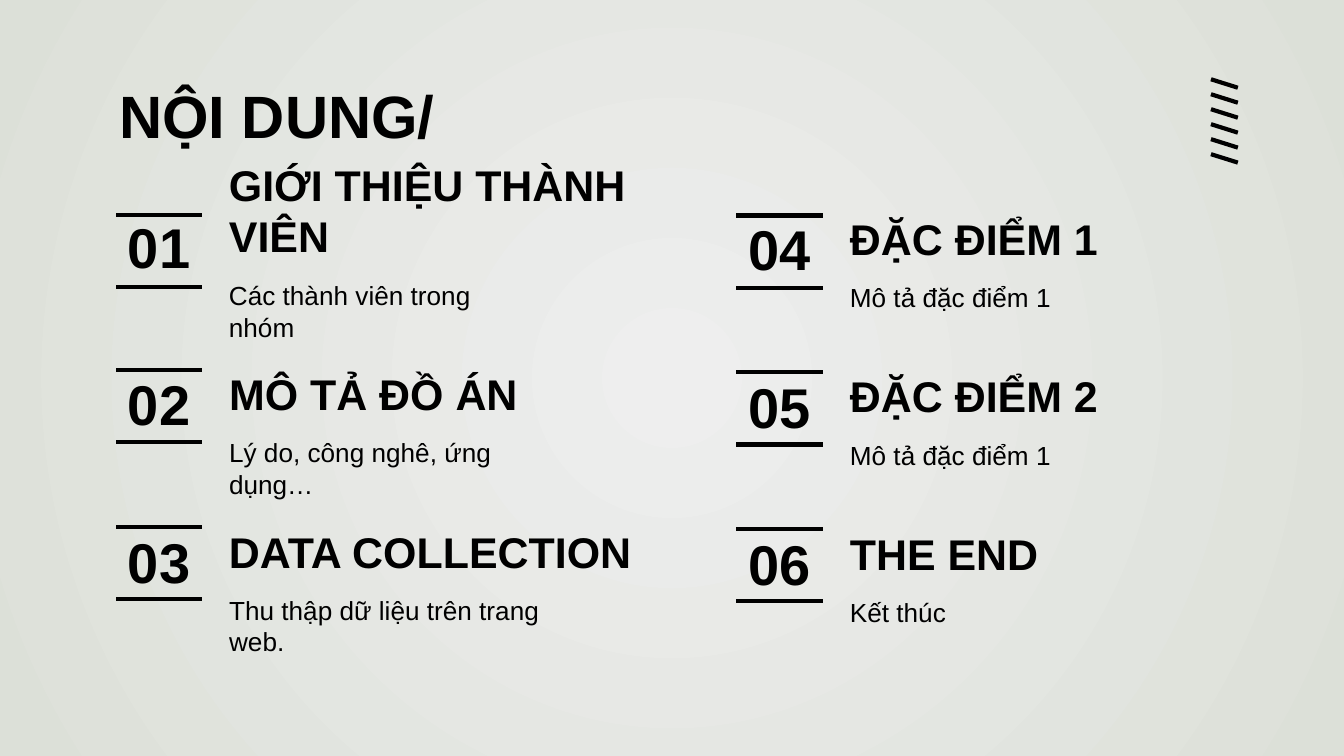
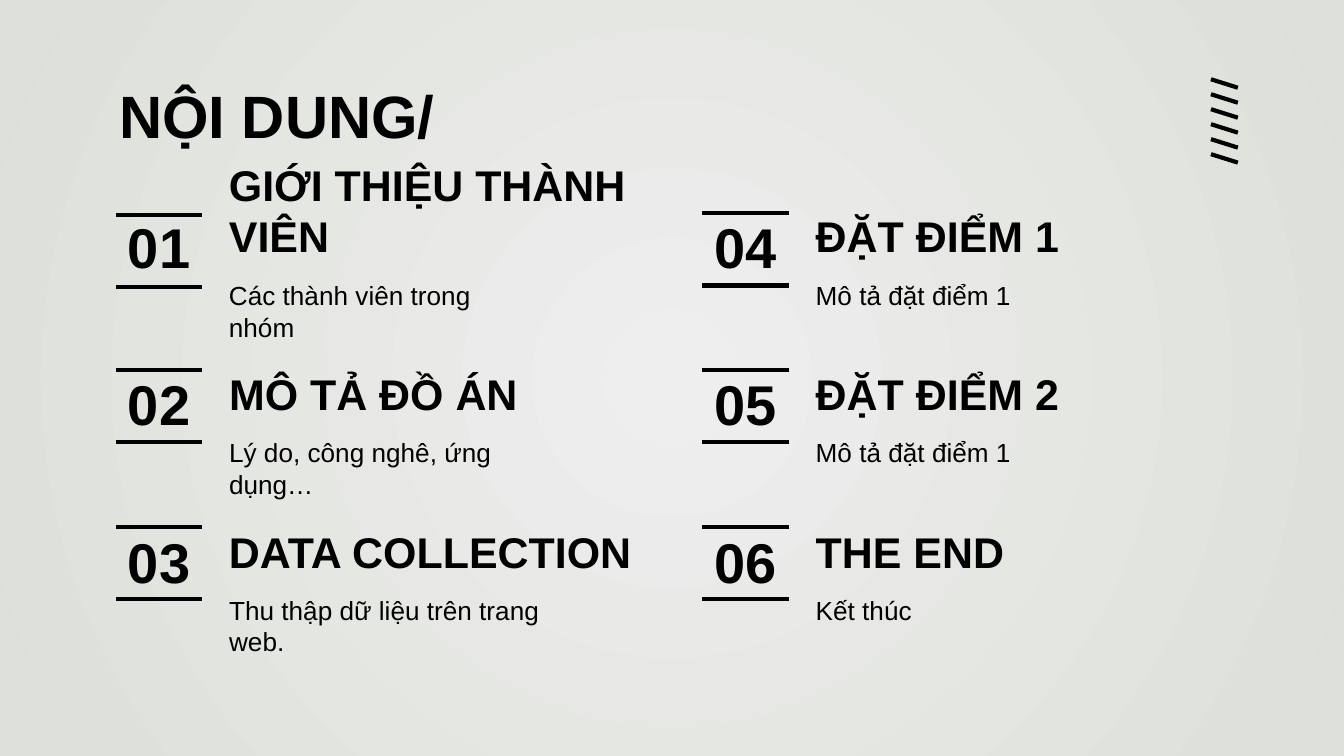
Before and after one commit to duongtanton/NP-KHDL-Gr9, a slide deck: slide 2 of group09.pptx. Drawn at 1344x756 pixels with LibreOffice and Linux fonts; fonts in the diff are those of the drawing. Boxes give left, top, right and bottom in pixels: in the first picture for what was removed or moved away, otherwise in the second. Text is boxed around its words. In the diff, an @@ line names an element or a change of style, - is before the commit and + after.

```diff
--- a/group09.pptx
+++ b/group09.pptx
@@ subtitle at box(816, 218, 1059, 260): text changed @@
-ĐẶC ĐIỂM 1
+ĐẶT ĐIỂM 1
@@ subtitle at box(816, 284, 1011, 309): text changed @@
-Mô tả đặc điểm 1
+Mô tả đặt điểm 1
@@ 3 lines, 1 title, 1 subtitle: place and size @@
-3 lines, 1 title, 1 subtitle at box(737, 215, 945, 623)
+3 lines, 1 title, 1 subtitle at box(703, 214, 911, 621)
@@ subtitle at box(816, 376, 1059, 418): text changed @@
-ĐẶC ĐIỂM 2
+ĐẶT ĐIỂM 2
@@ subtitle at box(816, 441, 1011, 466): text changed @@
-Mô tả đặc điểm 1
+Mô tả đặt điểm 1
@@ 3 lines, 2 titles, 1 subtitle: place and size @@
-3 lines, 2 titles, 1 subtitle at box(737, 231, 1039, 586)
+3 lines, 2 titles, 1 subtitle at box(703, 229, 1004, 584)
```
Also in this commit, not shown: 3 other slides changed, 28 slides added.
